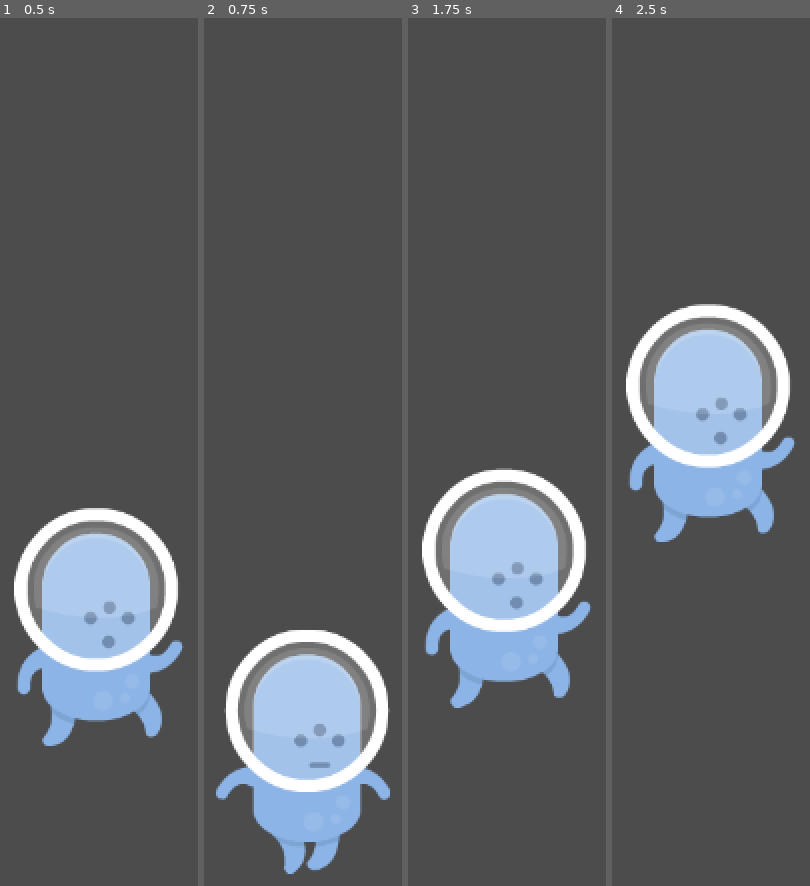
Above: before the commit, frames 1-4 (left to right).
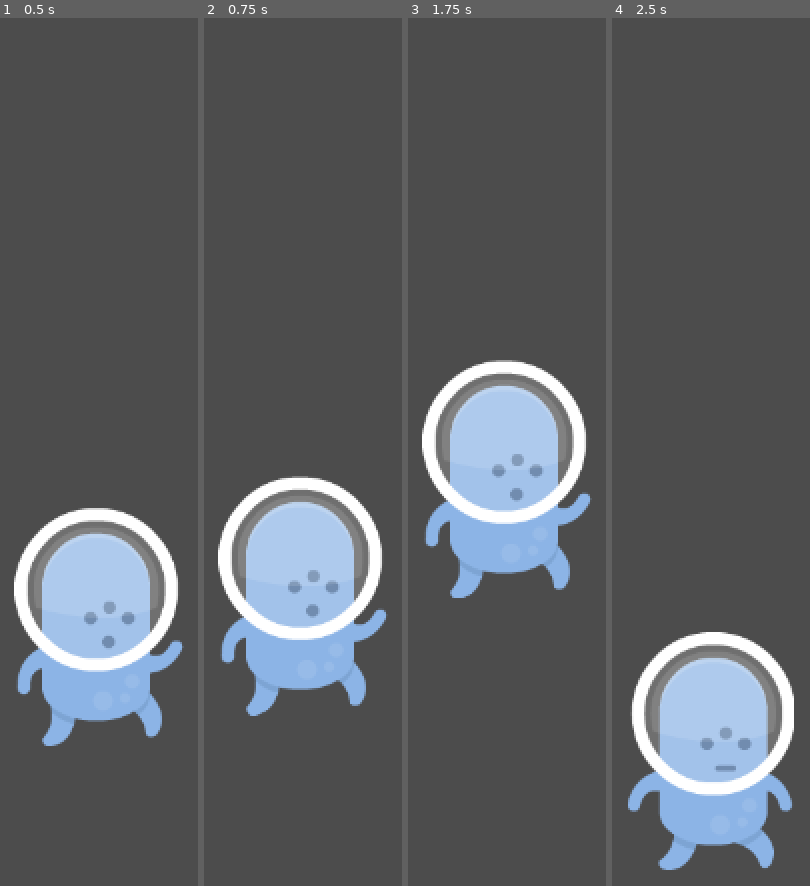
Above: after the commit, the same moments.

Repository: jseling/godot_learning
Game: Godot game, scene res://Scenes/jogador.tscn
Two runs of this game, one before a commit and one after it. Both use one fixed random seed, a clock stepped at 60 frames per second and the inputs below. The project has no main scene, so this scene is started directly.
Inputs:
- Up to frame 1 (0.5 s): no input
- Up to frame 2 (0.75 s): hold Space (pulo) from 0.53 s (still down)
- Up to frame 3 (1.75 s): release Space (pulo) at 1.28 s; tap Space (pulo) at 1.35, 1.52 s
- Up to frame 4 (2.5 s): tap Space (pulo) at 1.82 s; hold Space (pulo) from 2.03 s (still down)

Frame 1 is identical in both runs. In frame 2, 30% of the frame differs, in the area x 6-94%, y 52-99%; in frame 3, 26%; in frame 4, 34%, in the area x 7-93%, y 32-99%.

Commit message:
extra pulo duplo

Diff:
--- a/Tutorials/DavidGames001/InfinityRunner/source/Scripts/jogador.gd
+++ b/Tutorials/DavidGames001/InfinityRunner/source/Scripts/jogador.gd
@@ -4,9 +4,11 @@
 var pulo = -800
 var limite = 600
 var velocidade = Vector2()
-var no_chao = false
+#var no_chao = false
 var slow = false
 var f_grav = 3
+var n_pulos_max = 2
+var n_pulos_atual = 0
 
 func _ready():
 	pass # Replace with function body.
@@ -19,14 +21,22 @@
 		velocidade.y += gravidade * delta * f_grav
 		slow = false
 
-	if Input.is_action_just_pressed("pulo") and no_chao:
+#	if Input.is_action_just_pressed("pulo") and no_chao:
+#		velocidade.y = pulo
+#		no_chao = false
+#		$sprite.play("pulando")
+
+	if Input.is_action_just_pressed("pulo") and n_pulos_atual < n_pulos_max:
 		velocidade.y = pulo
-		no_chao = false
+#		no_chao = false
+		n_pulos_atual += 1
 		$sprite.play("pulando")
+
 	position += velocidade * delta
 	if position.y >= limite:
 		position.y = limite
-		no_chao = true
+#		no_chao = true
+		n_pulos_atual = 0
 		slow = true
 		$sprite.play("correndo")
 #		get_node("sprite").play("correndo")
